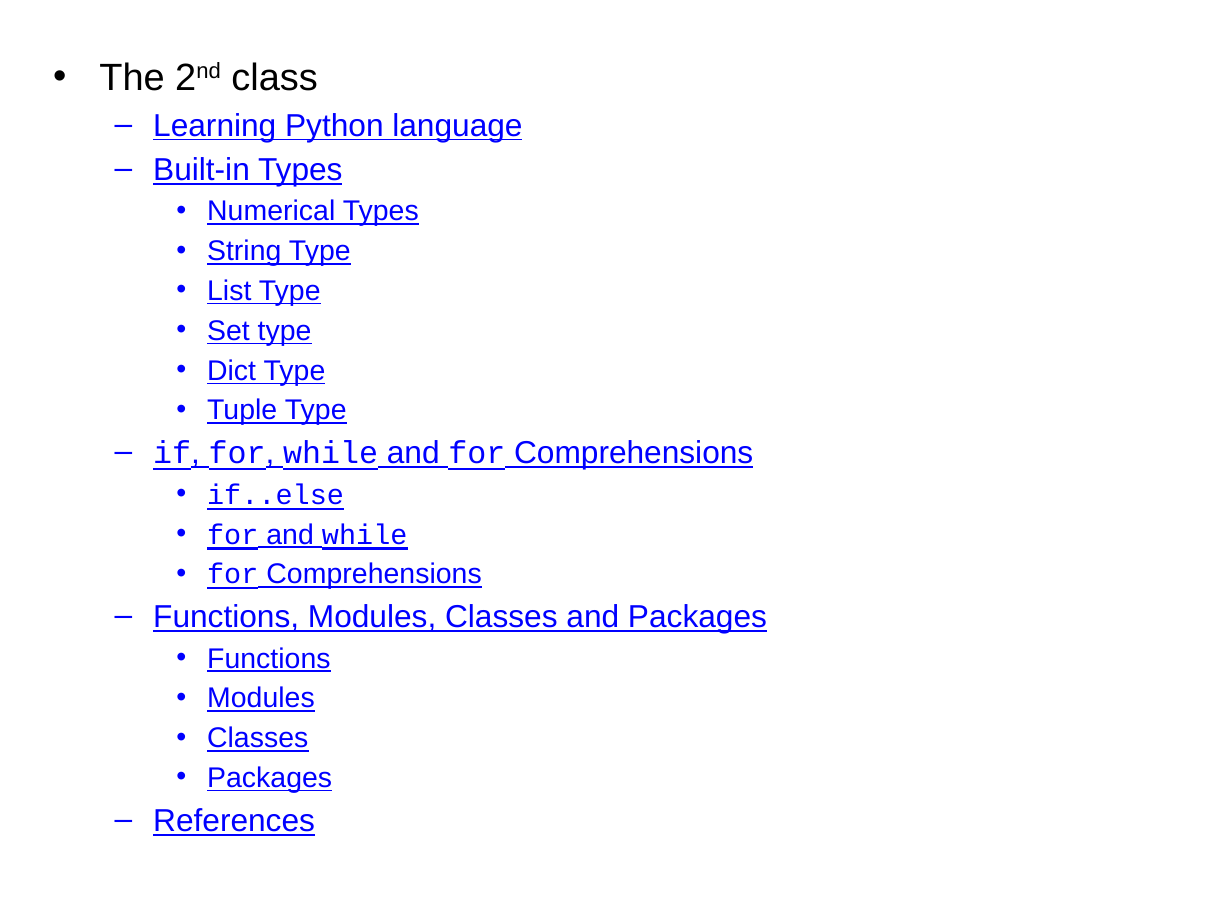
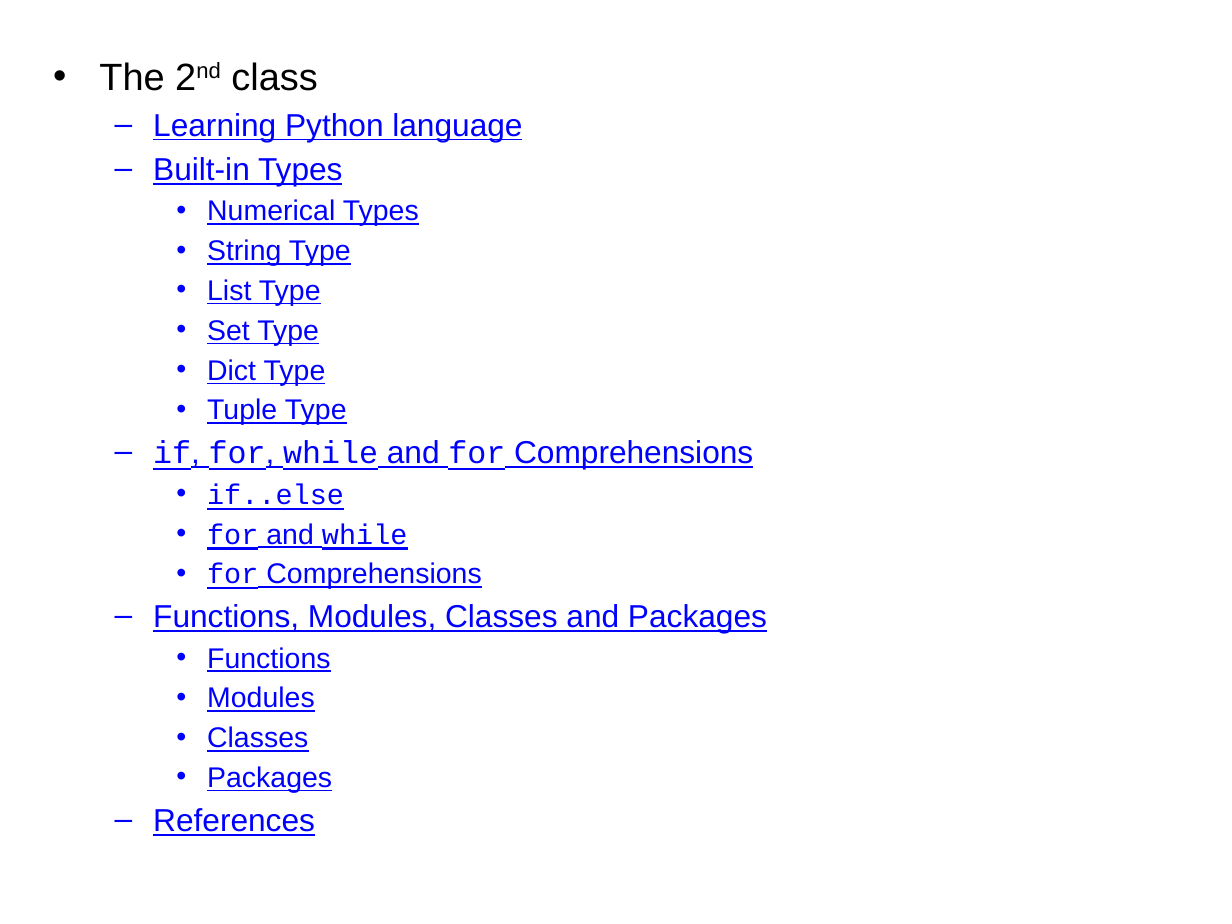
Before and after one commit to JustinSDK/PyConTW2013Tutorial, a slide deck: slide 6 of PyCon Taiwan 2013 Tutorial.pptx. Drawn at 1232x924 pixels with LibreOffice and Linux fonts; fonts in the diff are those of the drawing. Boxes give left, top, right and bottom in pixels: in the first picture for what was removed or moved away, otherwise in the second. Text is boxed around its words. In the diff, an @@ line names an element or a change of style, - is before the commit and + after.

```diff
--- a/PyCon Taiwan 2013 Tutorial.pptx
+++ b/PyCon Taiwan 2013 Tutorial.pptx
@@ text at [207,320,319,346]: text changed @@
-    • Set type
+    • Set Type
```
Also in this commit, not shown: 4 other slides changed, 39 slides added, 1 slide removed, 46 other files.
